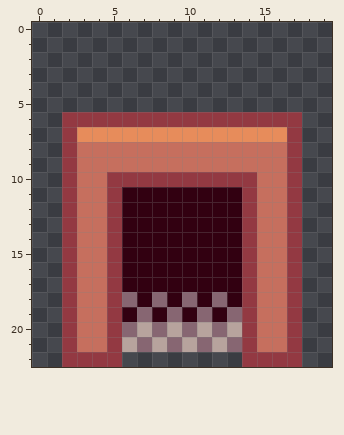
A pixel-art sprite gets an edit: assets/sprites/interactables/autumn/teleport_room.png. Above, as it was before the edit.
The file is 20x23 pixels.
The result:
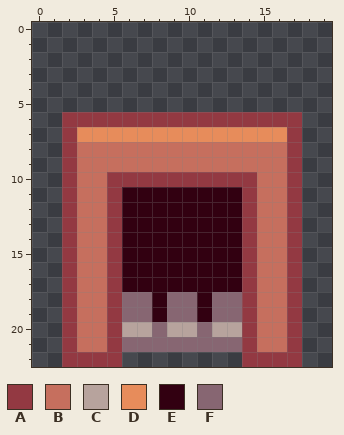
Palette (. is transparent): A #933942  B #c66f5e  C #b7a39d  D #e78c5b  E #320011  F #876672
The exact change:
y 18: x 7..9 EFE -> FEF; x 13 E -> F
y 19: x 6 E -> F; x 10..12 EFE -> FEF
y 20: x 6 F -> C; x 10..12 FCF -> CFC
y 21: x 6 C -> F; x 8 C -> F; x 10 C -> F; x 12 C -> F
Boxes around the changes in both pictures, in picture pixels (x1, y1, x2, y2):
changed: (122, 292, 242, 352)
